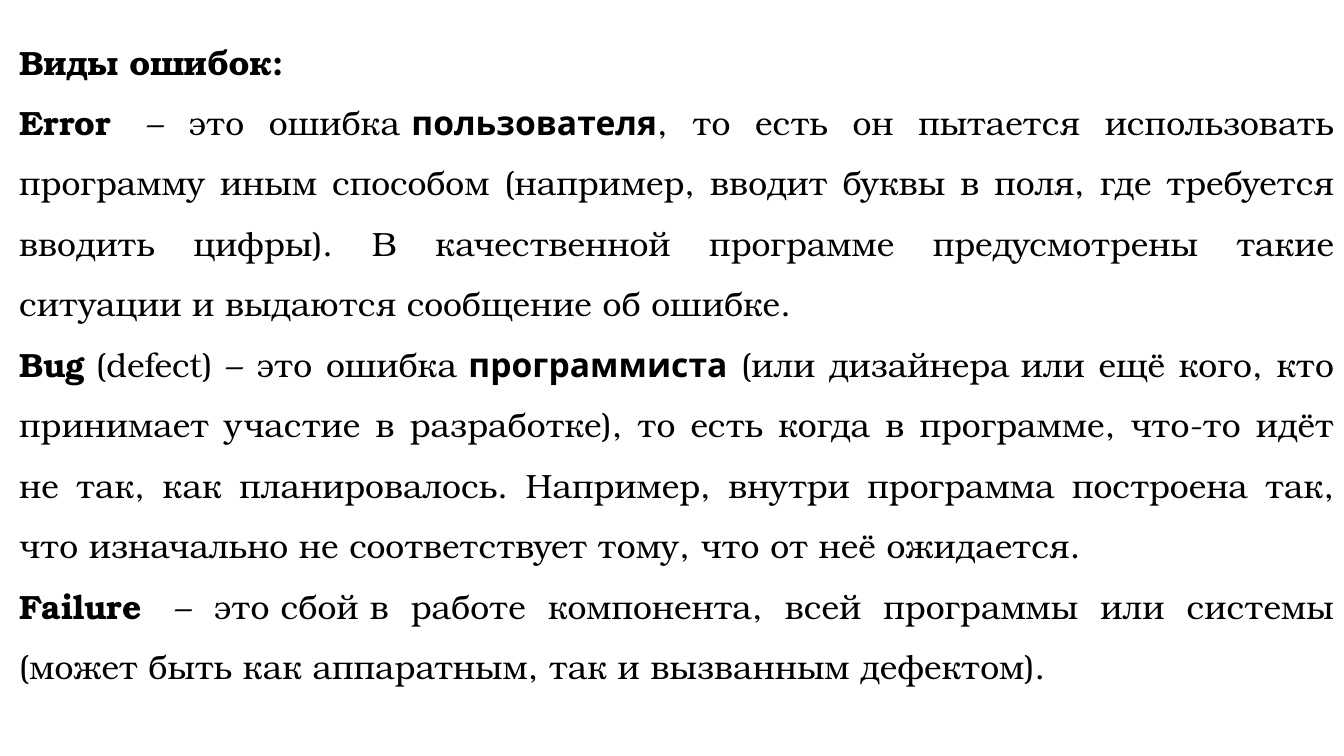
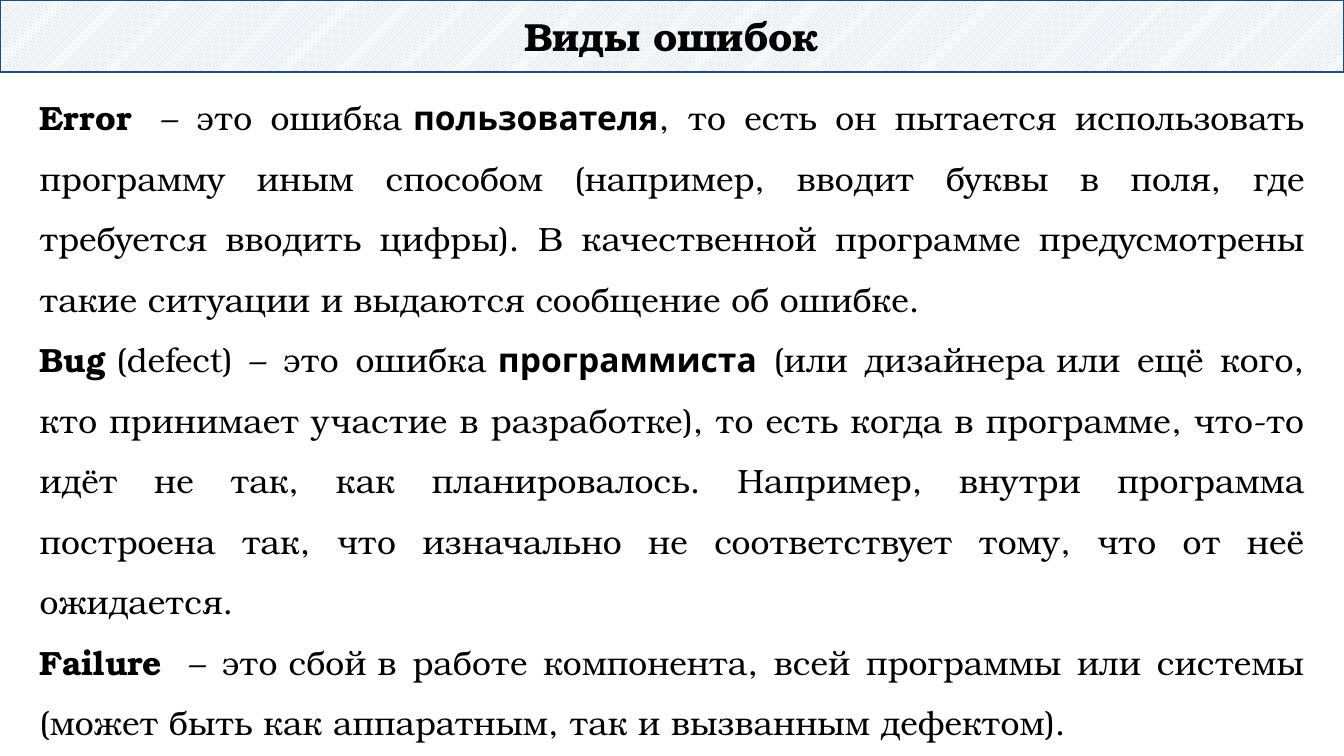
Before and after one commit to DaniilKlyukin/OOP-4, a slide deck: slide 3 of Лекции/ООП 1 лек 3.pptx. Drawn at 1344x756 pixels with LibreOffice and Linux fonts; fonts in the diff are those of the drawing. Boxes give left, top, right and bottom in pixels: in the first picture for what was removed or moved away, otherwise in the second. Text is boxed around its words. In the diff, an @@ line names an element or a change of style, - is before the commit and + after.

```diff
--- a/Лекции/ООП 1 лек 3.pptx
+++ b/Лекции/ООП 1 лек 3.pptx
@@ rectangle added at [0,0,1344,73], fill pattern #B4C7E7 on #FFFFFF, outline #1F4E79 1.25 pt, 28 pt, text #000000, bold @@
+Виды ошибок
@@ text at [19,49,272,81]: paragraph removed @@
-Виды ошибок:
@@ text "Error – это ошибка пользователя, ...": place and size @@
-text "Error – это ошибка пользователя, ..." at [19,49,1335,687]
+text "Error – это ошибка пользователя, ..." at [40,105,1304,683]
```
Also in this commit, not shown: 5 other slides changed, 30 slides added, 15 slides removed.
